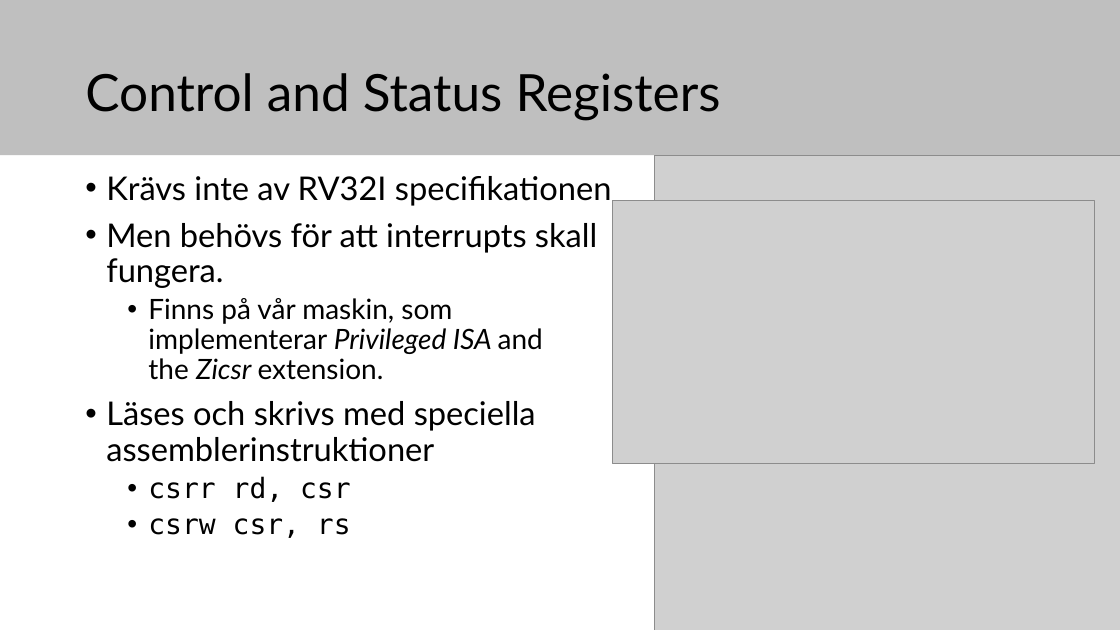
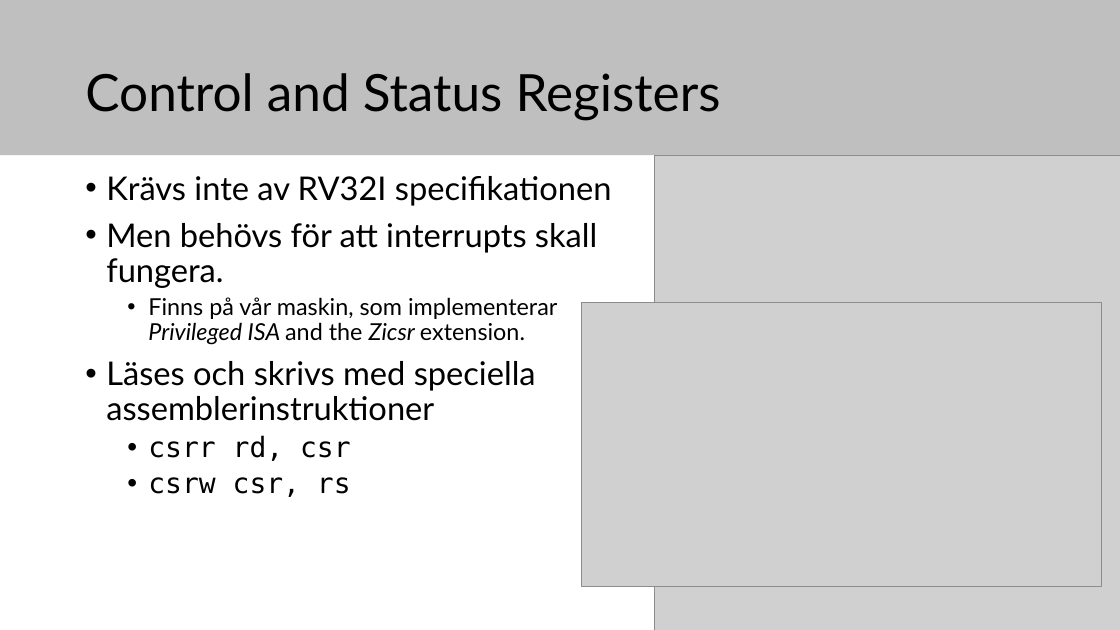
Before and after one commit to elias-at-chalmers/mop-lecture_notes-mirror, a slide deck: slide 7 of slides/lecture08_internal_interrupts.pptx (slide 8 before the commit). Drawn at 1120x630 pixels with LibreOffice and Linux fonts; fonts in the diff are those of the drawing; grey boxes stand for pictures. Boxes give left, top, right and bottom in pixels: in the first picture for what was removed or moved away, otherwise in the second. Text is boxed around its words. In the diff, an @@ line names an element or a change of style, - is before the commit and + after.

```diff
--- a/slides/lecture08_internal_interrupts.pptx
+++ b/slides/lecture08_internal_interrupts.pptx
@@ text at [148,297,557,345]: size 24 to 20 pt in "Finns på vår maskin, som implementerar Privileged ..." @@
@@ picture: place and size @@
-picture at [613,201,1096,464]
+picture at [581,302,1102,586]
```
Also in this commit, not shown: 6 other slides changed, 1 slide added, 2 slides removed.
